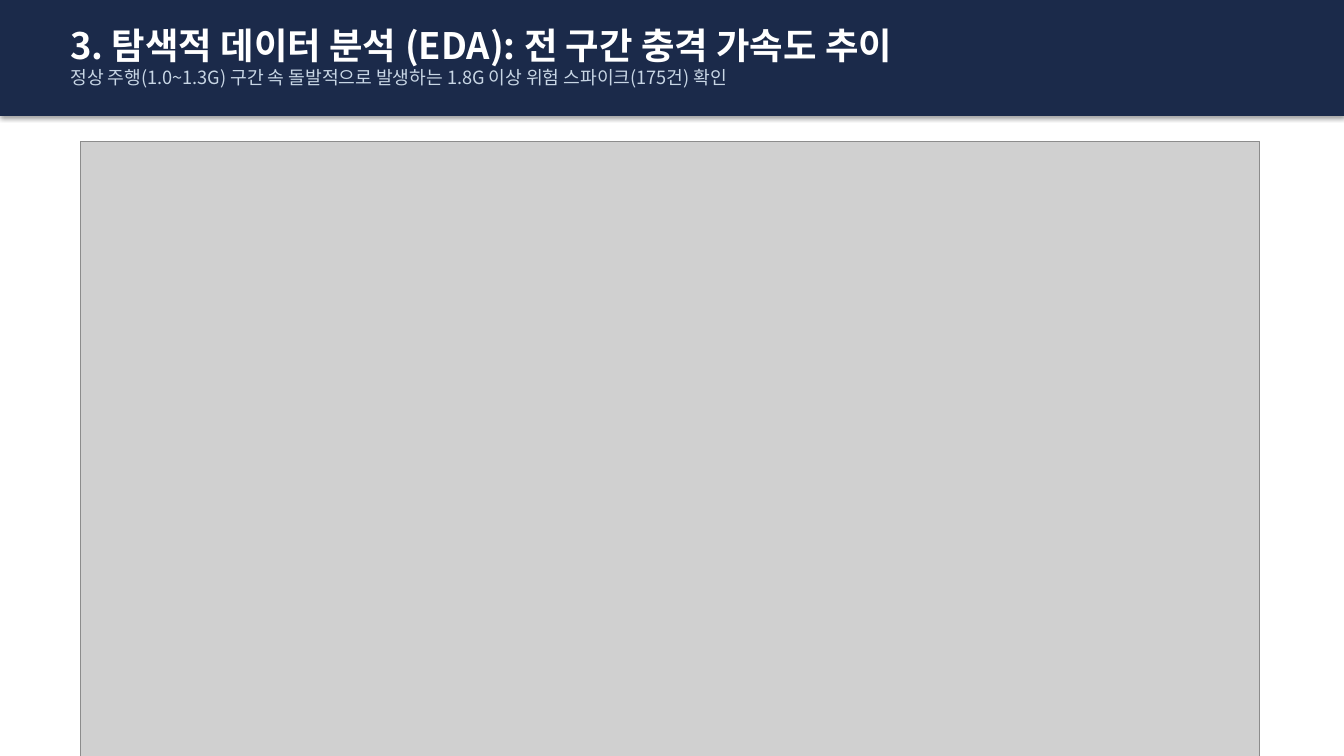
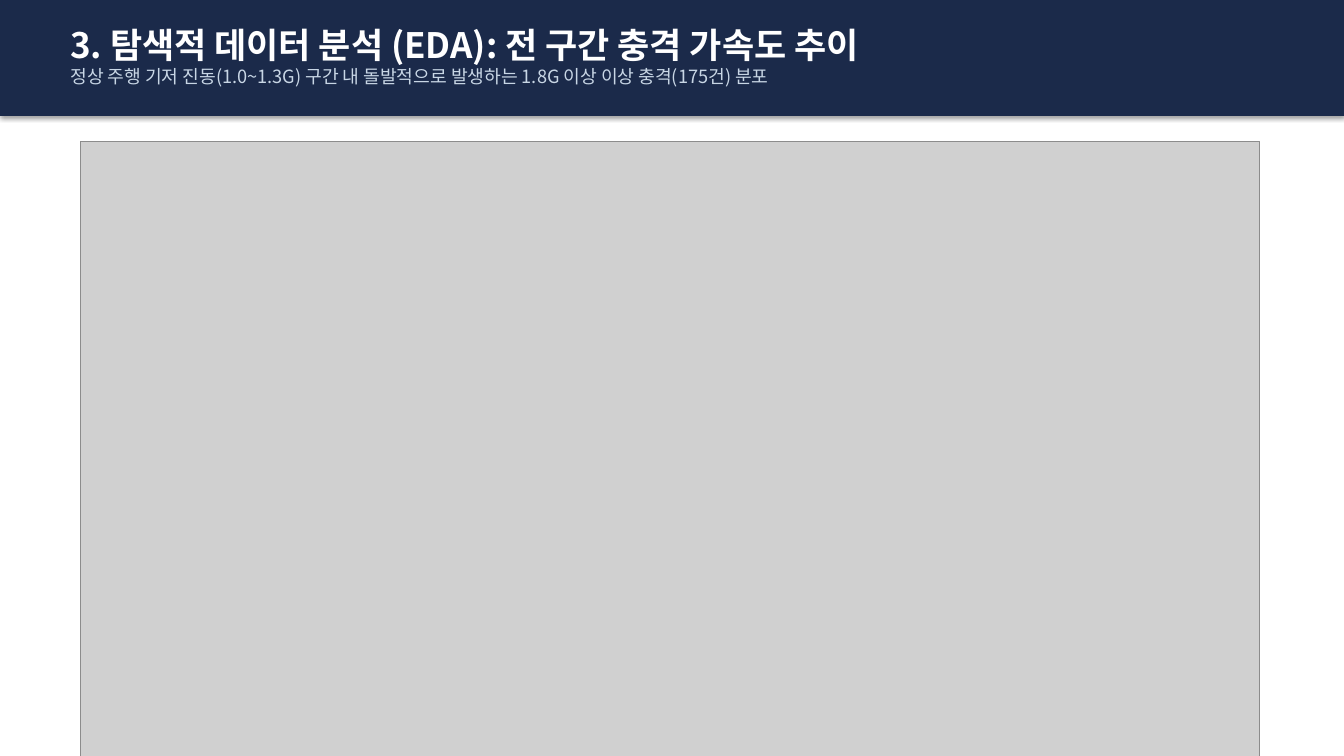
Before and after one commit to sungmin9910/prediction, a slide deck: slide 4 of 사과_운송_이상충격_예측_발표자료.pptx. Drawn at 1344x756 pixels with LibreOffice and Linux fonts; fonts in the diff are those of the drawing; grey boxes stand for pictures. Boxes give left, top, right and bottom in pixels: in the first picture for what was removed or moved away, otherwise in the second. Text is boxed around its words. In the diff, an @@ line names an element or a change of style, - is before the commit and + after.

```diff
--- a/사과_운송_이상충격_예측_발표자료.pptx
+++ b/사과_운송_이상충격_예측_발표자료.pptx
@@ text at [70, 28, 858, 65]: size 26 to 25 pt in "3. 탐색적 데이터 분석 (EDA): 전 구간 ..." @@
@@ text at [70, 64, 768, 87]: text changed @@
-정상 주행(1.0~1.3G) 구간 속 돌발적으로 발생하는 1.8G 이상 위험 스파이크(175건) 확인
+정상 주행 기저 진동(1.0~1.3G) 구간 내 돌발적으로 발생하는 1.8G 이상 이상 충격(175건) 분포
```
Also in this commit, not shown: 9 other slides changed, 1 other file.
